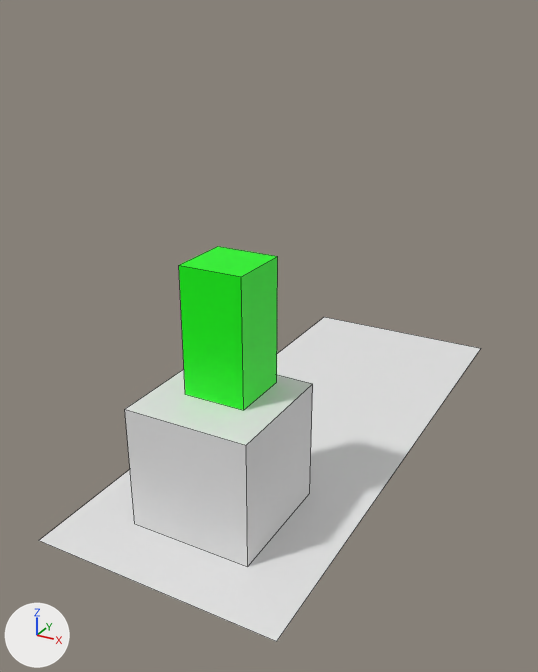
What one commit did to the Blender file resources/models/mall/mall.blend.
Both versions are drawn from a 50 mm camera at (5.28, -11.17, 7.21) aimed at (-0.37, -0.89, 2.07). The axes (+X, +Y, +Z) are drawn at lower left. The lights are the same throughout. Mesh edges are drawn as thin lines.
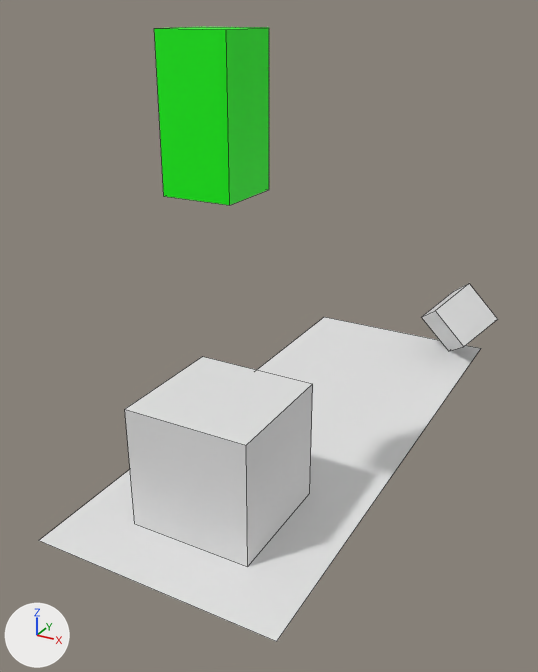
The change in detail:
Mesh me_cube_002 is new.
It is a box spanning x -1.0..1.0, y -1.0..1.0, z -1.0..1.0.
It uses material mat_white_tiles (its picture is missing).
Object 'Cube.001' (ob_cube_001) moves from (0.0, -3.5, 3.0) to (0.0, -3.75, 6.0).
Object 'Cube.002' (ob_cube_002) is new; it shows me_cube_002.
Its location is (1.52, 4.53, 0.83).
Its delta rotation in degrees is (0.785, 0.785, 0.0).
Its scale is (0.5, 0.5, 0.5).

Boxes (x1, y1, x2, y2) around the edits, measured in the pictures (538 x 672 px):
'Cube.001', moved
    before: (179, 246, 278, 410)
    after: (154, 27, 269, 205)
'Cube.002', added
    after: (422, 284, 497, 351)
